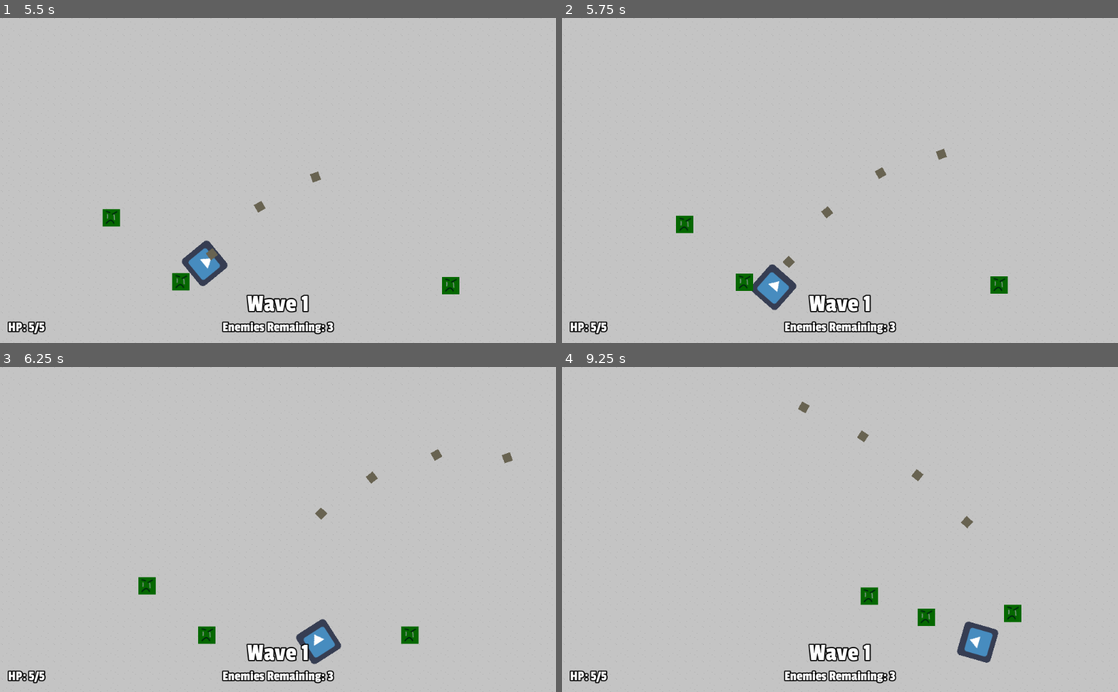
Above: before the commit, frames 1-4 (two rows, left to right).
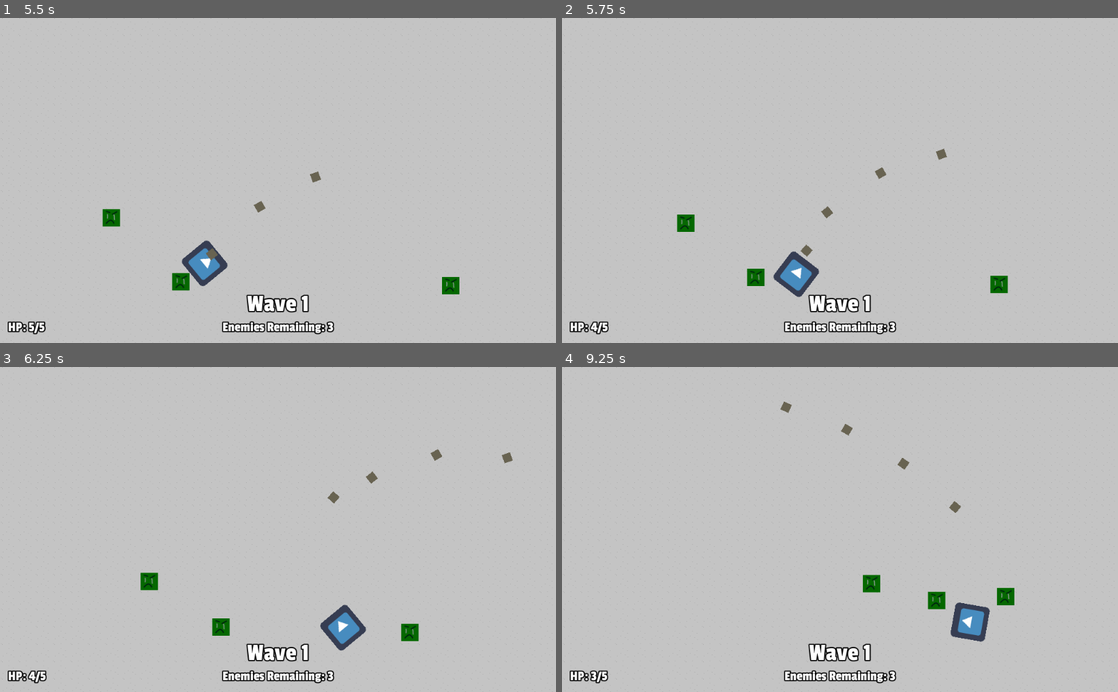
Above: after the commit, the same moments.

Repository: stuson/go-godot-4-game-jam
Game: Godot game, scene res://stages/Level.tscn
The game is run twice, just before and just after one commit, with the same random seed, the same clock (stepped at 60 frames per second) and the same inputs. The engine's default icon, where the game draws it, is replaced by a stand-in: a white triangle on a blue panel in a dark square.
Inputs (mouse positions are in pixels of both pictures, inside the frame that each line leads up to):
- Up to frame 1 (5.5 s): tap Enter at 0.5 s; move the mouse to (400, 164) at 0.52 s; press the mouse at (400, 164) at 0.53 s; hold D (move_right) 0.53-1.28 s; move the mouse to (166, 196) at 1.27 s; release the mouse at (166, 196) at 1.28 s; hold S (move_down) 1.28-2.03 s; tap Space (roll) at 1.35, 2.85, 4.35 s; move the mouse to (333, 109) at 2.02 s; press the mouse at (333, 109) at 2.03 s; hold D (move_right) 2.03-2.78 s; move the mouse to (250, 245) at 2.77 s; release the mouse at (250, 245) at 2.78 s; hold W (move_up) 2.78-3.53 s; move the mouse to (444, 229) at 3.52 s; press the mouse at (444, 229) at 3.53 s; hold A (move_left) 3.53-5.03 s; move the mouse to (111, 131) at 4.27 s; release the mouse at (111, 131) at 4.28 s; move the mouse to (305, 180) at 5.02 s; press the mouse at (305, 180) at 5.03 s; hold S (move_down) from 5.03 s (still down)
- Up to frame 2 (5.75 s): keep holding S (move_down)
- Up to frame 3 (6.25 s): move the mouse to (194, 448) at 5.77 s; release S (move_down) at 5.78 s; release the mouse at (194, 448) at 5.78 s; hold D (move_right) from 5.78 s (still down); tap Space (roll) at 5.85 s
- Up to frame 4 (9.25 s): move the mouse to (962, 513) at 6.52 s; release D (move_right) at 6.53 s; press the mouse at (962, 513) at 6.53 s; hold W (move_up) 6.53-7.28 s; move the mouse to (728, 545) at 7.27 s; release the mouse at (728, 545) at 7.28 s; hold D (move_right) 7.28-8.03 s; tap Space (roll) at 7.35, 8.85 s; move the mouse to (895, 458) at 8.02 s; press the mouse at (895, 458) at 8.03 s; hold S (move_down) 8.03-8.78 s; move the mouse to (812, 594) at 8.77 s; release the mouse at (812, 594) at 8.78 s; hold A (move_left) from 8.78 s (still down)

Frame 1 is identical in both runs. In frame 2, 1.6% of the frame differs, in the area x 5-81%, y 60-98%; in frame 3, 1.9%; in frame 4, 2.5%, in the area x 5-83%, y 10-98%.

Commit message:
Add collision between enemies

Diff:
--- a/characters/Stats.gd
+++ b/characters/Stats.gd
@@ -11,11 +11,11 @@
 signal die
 
 func emit_hp_change() -> void:
-	emit_signal("hp_changed", current_hp, max_hp)
+    emit_signal("hp_changed", current_hp, max_hp)
 
 func take_hit(damage) -> void:
-	current_hp -= damage
-	emit_hp_change()
+    current_hp -= damage
+    emit_hp_change()
 
-	if current_hp <= 0:
-		emit_signal("die")
+    if current_hp <= 0:
+        emit_signal("die")
--- a/characters/enemies/Enemy.gd
+++ b/characters/enemies/Enemy.gd
@@ -14,27 +14,27 @@
 onready var stats = $Stats
 
 func _ready() -> void:
-	stats.max_hp = max_hp
-	stats.current_hp = max_hp
-	stats.connect("die", self, "_on_Stats_die")
+    stats.max_hp = max_hp
+    stats.current_hp = max_hp
+    stats.connect("die", self, "_on_Stats_die")
 
 func _physics_process(delta: float) -> void:
-	direction = (player.global_position - global_position).normalized()
-	velocity = direction * speed
-	velocity += get_knockback_velocity()
-	move_and_slide(velocity)
+    direction = (player.global_position - global_position).normalized()
+    velocity = direction * speed
+    velocity += get_knockback_velocity()
+    move_and_slide(velocity)
 
 func take_hit(damage, knockback_direction):
-	knockback_velocity = knockback_direction * min(damage, 10) * speed * 5
-	stats.take_hit(damage)
+    knockback_velocity = knockback_direction * min(damage, 10) * speed * 5
+    stats.take_hit(damage)
 
 func get_knockback_velocity() -> Vector2:
-	knockback_velocity = lerp(knockback_velocity, Vector2.ZERO, 0.2)
-	return knockback_velocity
+    knockback_velocity = lerp(knockback_velocity, Vector2.ZERO, 0.2)
+    return knockback_velocity
 
 func _on_Stats_die() -> void:
-	queue_free()
+    queue_free()
 
 func _on_Area2D_body_entered(body: Node) -> void:
-	if body.has_node("Stats"):
-		body.take_hit(damage, self.global_position)
+    if body.has_node("Stats"):
+        body.take_hit(damage, self.global_position)
--- a/characters/enemies/Enemy.tscn
+++ b/characters/enemies/Enemy.tscn
@@ -13,7 +13,7 @@
 
 [node name="Enemy" type="KinematicBody2D"]
 collision_layer = 4
-collision_mask = 9
+collision_mask = 5
 script = ExtResource( 2 )
 
 [node name="Sprite" type="Sprite" parent="."]
--- a/characters/enemies/basic_enemy/BasicEnemy.tscn
+++ b/characters/enemies/basic_enemy/BasicEnemy.tscn
@@ -12,6 +12,8 @@
 radius = 16.0312
 
 [node name="BasicEnemy" type="KinematicBody2D"]
+collision_layer = 4
+collision_mask = 5
 script = ExtResource( 3 )
 
 [node name="Sprite" type="Sprite" parent="."]
--- a/characters/enemies/tank_enemy/TankEnemy.tscn
+++ b/characters/enemies/tank_enemy/TankEnemy.tscn
@@ -12,6 +12,8 @@
 radius = 32.0
 
 [node name="TankEnemy" type="KinematicBody2D"]
+collision_layer = 4
+collision_mask = 5
 script = ExtResource( 3 )
 damage = 2
 max_hp = 10
--- a/characters/player/Player.gd
+++ b/characters/player/Player.gd
@@ -16,8 +16,8 @@
 export(PackedScene) var StartingWeapon
 
 func _ready() -> void:
-	equipped_weapon = StartingWeapon.instance()
-	add_child(equipped_weapon)
+    equipped_weapon = StartingWeapon.instance()
+    add_child(equipped_weapon)
 
 func _physics_process(delta: float) -> void:
     # Movement
@@ -60,8 +60,8 @@
     return lerp(roll_velocity, Vector2.ZERO, 0.2)
 
 func get_knockback(delta) -> Vector2:
-	knockback_velocity = lerp(knockback_velocity, Vector2.ZERO, 0.2)
-	return knockback_velocity
+    knockback_velocity = lerp(knockback_velocity, Vector2.ZERO, 0.2)
+    return knockback_velocity
 
 func take_hit(damage, enemy_pos):
     if not invincible:
--- a/stages/SpawnManager.gd
+++ b/stages/SpawnManager.gd
@@ -21,89 +21,89 @@
 signal wave_cleared
 
 func _ready() -> void:
-	trigger_next_wave()
+    trigger_next_wave()
 
 func trigger_next_wave() -> void:
-	wave_delay_timer.start()
+    wave_delay_timer.start()
 
 func spawn_next_wave():
-	enemies_killed = 0
-	enemies_spawned = 0
-	current_wave_idx += 1
-	spawn_timer.stop()
-	if current_wave_idx < waves.size():
-		current_wave = waves[current_wave_idx]
-		spawn_groups = current_wave.get_children()
+    enemies_killed = 0
+    enemies_spawned = 0
+    current_wave_idx += 1
+    spawn_timer.stop()
+    if current_wave_idx < waves.size():
+        current_wave = waves[current_wave_idx]
+        spawn_groups = current_wave.get_children()
 
-		enemies_in_wave = 0
-		for group in spawn_groups:
-			spawns = group.get_children()
-			for spawn in spawns:
-				enemies_in_wave += spawn.num_enemies
+        enemies_in_wave = 0
+        for group in spawn_groups:
+            spawns = group.get_children()
+            for spawn in spawns:
+                enemies_in_wave += spawn.num_enemies
 
-		current_group_idx = -1
-		get_next_spawn_group()
+        current_group_idx = -1
+        get_next_spawn_group()
 
-		emit_signal("new_wave_spawned", current_wave_idx, enemies_in_wave)
+        emit_signal("new_wave_spawned", current_wave_idx, enemies_in_wave)
 
 func _process(delta: float) -> void:
-	if current_wave:
-		enemies_in_group_to_spawn = 0
-		for spawn in spawns:
-			var spawn_count = spawn.get_spawn_count(delta)
-			enemies_in_group_to_spawn += spawn.remaining_enemies
-			for idx in range(0, spawn_count):
-				var enemy: Node2D = spawn.Enemy.instance()
-				var stats = enemy.get_node("Stats")
-				stats.connect("die", self, "_on_Enemy_die")
-				get_tree().current_scene.add_child(enemy)
-				enemy.global_translate(get_spawn_pos())
-				enemies_spawned += 1
-		if enemies_in_group_to_spawn <= 0 and spawn_timer.is_stopped():
-			spawn_timer.wait_time = current_group.spawn_duration
-			spawn_timer.start()
+    if current_wave:
+        enemies_in_group_to_spawn = 0
+        for spawn in spawns:
+            var spawn_count = spawn.get_spawn_count(delta)
+            enemies_in_group_to_spawn += spawn.remaining_enemies
+            for idx in range(0, spawn_count):
+                var enemy: Node2D = spawn.Enemy.instance()
+                var stats = enemy.get_node("Stats")
+                stats.connect("die", self, "_on_Enemy_die")
+                get_tree().current_scene.add_child(enemy)
+                enemy.global_translate(get_spawn_pos())
+                enemies_spawned += 1
+        if enemies_in_group_to_spawn <= 0 and spawn_timer.is_stopped():
+            spawn_timer.wait_time = current_group.spawn_duration
+            spawn_timer.start()
 
 
 func _on_SpawnTimer_timeout() -> void:
-	spawn_timer.stop()
-	get_next_spawn_group()
+    spawn_timer.stop()
+    get_next_spawn_group()
 
 func get_spawn_pos() -> Vector2:
-	randomize()
-	var spawn_quadrant = randi() % 4
-	var view = get_viewport()
+    randomize()
+    var spawn_quadrant = randi() % 4
+    var view = get_viewport()
 
-	match spawn_quadrant:
-		0:
-			return Vector2(-5, rand_range(-5, view.size.y + 5))
-		1:
-			return Vector2(view.size.x + 5, rand_range(-5, view.size.y + 5))
-		2:
-			return Vector2(rand_range(-5, view.size.x + 5), -5)
-		3:
-			return Vector2(rand_range(-5, view.size.x + 5), view.size.y + 5)
-		_:
-			return Vector2(-5, -5)
+    match spawn_quadrant:
+        0:
+            return Vector2(-5, rand_range(-5, view.size.y + 5))
+        1:
+            return Vector2(view.size.x + 5, rand_range(-5, view.size.y + 5))
+        2:
+            return Vector2(rand_range(-5, view.size.x + 5), -5)
+        3:
+            return Vector2(rand_range(-5, view.size.x + 5), view.size.y + 5)
+        _:
+            return Vector2(-5, -5)
 
 func get_next_spawn_group():
-	current_group_idx += 1
-	if current_group_idx < spawn_groups.size():
-		current_group = spawn_groups[current_group_idx]
-		spawns = current_group.get_children()
+    current_group_idx += 1
+    if current_group_idx < spawn_groups.size():
+        current_group = spawn_groups[current_group_idx]
+        spawns = current_group.get_children()
 
 func _on_Enemy_die() -> void:
-	enemies_killed += 1
-	emit_signal("enemies_to_kill_updated", enemies_in_wave - enemies_killed)
+    enemies_killed += 1
+    emit_signal("enemies_to_kill_updated", enemies_in_wave - enemies_killed)
 
-	if enemies_killed >= enemies_spawned and not spawn_timer.is_stopped():
-		spawn_timer.wait_time = min(spawn_timer.time_left, 1)
-	if enemies_killed >= enemies_in_wave:
-		emit_signal("wave_cleared")
+    if enemies_killed >= enemies_spawned and not spawn_timer.is_stopped():
+        spawn_timer.wait_time = min(spawn_timer.time_left, 1)
+    if enemies_killed >= enemies_in_wave:
+        emit_signal("wave_cleared")
 
 
 func _on_WaveDelayTimer_timeout() -> void:
-	spawn_next_wave()
+    spawn_next_wave()
 
 
 func _on_UpgradesMenu_upgrade_selected() -> void:
-	trigger_next_wave()
+    trigger_next_wave()
--- a/upgrades/EvenMoreFood.gd
+++ b/upgrades/EvenMoreFood.gd
@@ -1,6 +1,6 @@
 extends Upgrade
 
 func apply_upgrade() -> void:
-	player_stats.max_hp += 2
-	player_stats.current_hp = player_stats.max_hp
-	player_stats.emit_hp_change()
+    player_stats.max_hp += 2
+    player_stats.current_hp = player_stats.max_hp
+    player_stats.emit_hp_change()
--- a/upgrades/MoreFood.gd
+++ b/upgrades/MoreFood.gd
@@ -1,6 +1,6 @@
 extends Upgrade
 
 func apply_upgrade():
-	player_stats.max_hp += 1
-	player_stats.current_hp = player_stats.max_hp
-	player_stats.emit_hp_change()
+    player_stats.max_hp += 1
+    player_stats.current_hp = player_stats.max_hp
+    player_stats.emit_hp_change()
